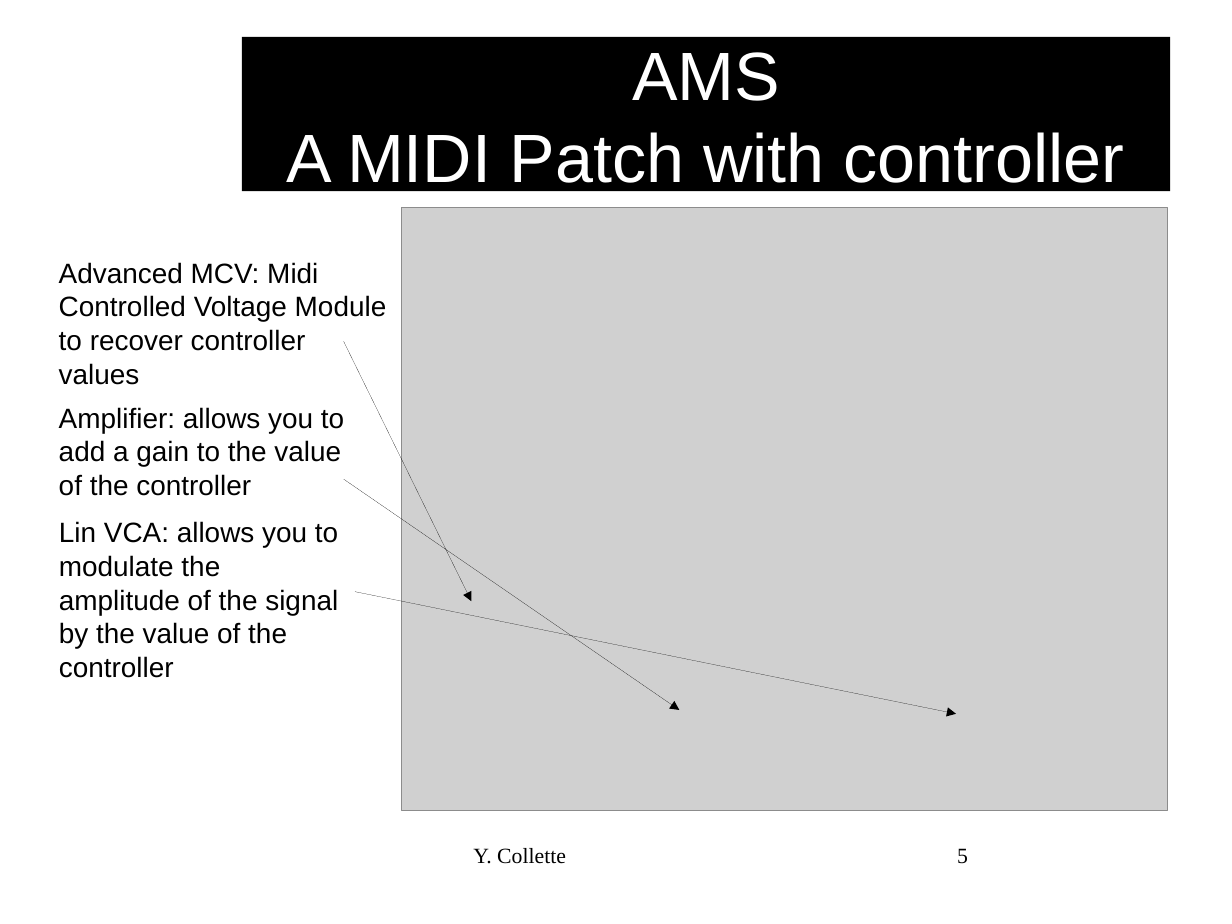
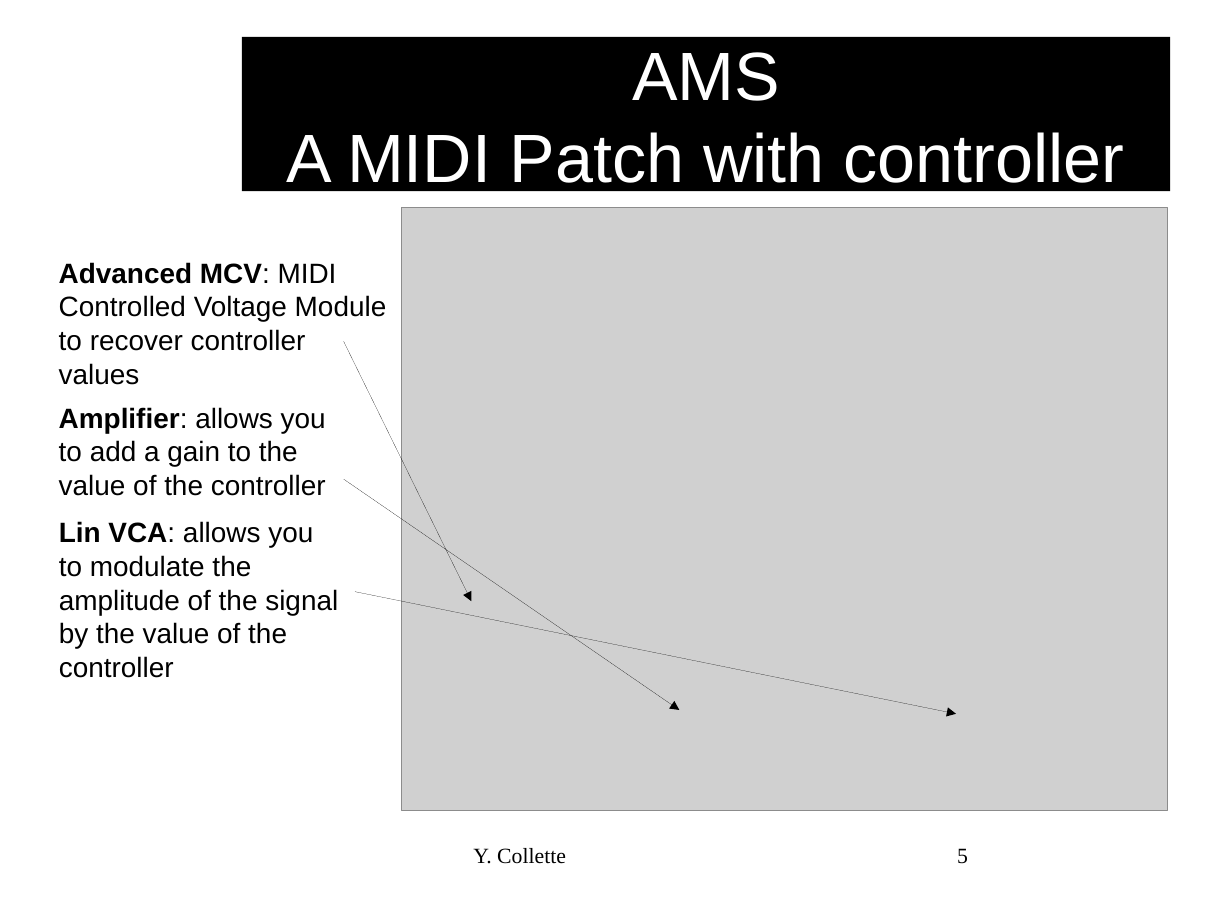
Before and after one commit to audinux/audinux.github.io, a slide deck: slide 5 of workshop/audio/AMS.odp. Drawn at 1232x924 pixels with LibreOffice and Linux fonts; fonts in the diff are those of the drawing; grey boxes stand for pictures; background and template pictures are left out. Boxes give left, top, right and bottom in pixels: in the first picture for what was removed or moved away, otherwise in the second. Text is boxed around its words. In the diff, an @@ line names an element or a change of style, - is before the commit and + after.

```diff
--- a/workshop/audio/AMS.odp
+++ b/workshop/audio/AMS.odp
@@ text at [59,262,387,385]: text changed @@
-Advanced MCV: Midi Controlled Voltage Module to recover controller values
+Advanced MCV: MIDI Controlled Voltage Module to recover controller values
@@ text "Amplifier: allows you to add ..." at [59,407,326,496]: bold on in "Amplifier:" @@
@@ text "Lin VCA: allows you to ..." at [59,521,338,678]: bold on in "Lin VCA:" @@
```
Also in this commit, not shown: 3 other slides changed, 5 other files.
